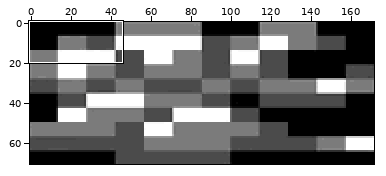
Sprite sheet: gfx/player.png. Above, an overview of the earlier version with the close-up marked.
Close-up. First the earlier version:
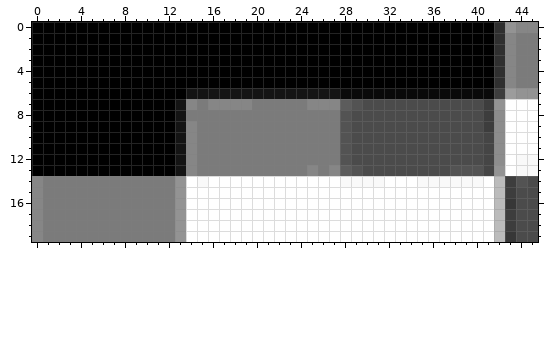
The file is 172x71 pixels. Pixels under 10% opacity are left out. Colours within 5 levels of each other are drawn and written as one. Shown: x 0..45, y 0..19. The commit also changed other parts of the picture, which this record leaves out.
Now the later version:
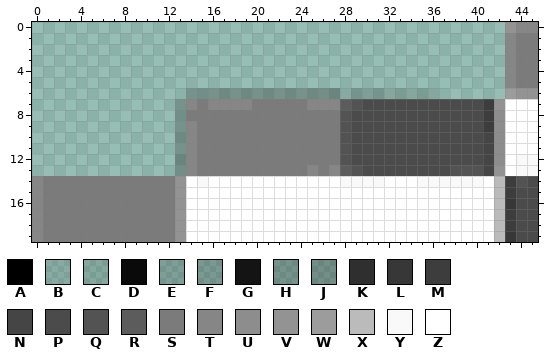
Palette (. is transparent): A #000000  B #0707071a  C #09090921  D #0a0a0a  E #0a0a0a2c  F #0c0c0c35  G #141414  H #14141441  J #15151548  K #2f2f2f  L #373737  M #3d3d3d  N #454545  P #4b4b4b  Q #535353  R #5c5c5c  S #7b7b7b  T #868686  U #8d8d8d  V #939393  W #9c9c9c  X #bbbbbb  Y #f9f9f9  Z #ffffff
Diff:
Colour B replaces colour D in row 6 at x 28.
Colour C replaces colour D in row 6 at x 32 to 36.
Colour E replaces colour D in row 6 at x 29 to 31.
Colour F replaces colour G in row 6 at x 15; in row 8 at x 13.
Colour H replaces colour G in row 6 at x 14 and 16 to 25; in row 7 at x 13; in rows 9 to 11 at x 13.
Colour J replaces colour G in row 6 at x 26 to 27; in rows 12 to 13 at x 13.
Colour A is removed in rows 0 to 5 at x 0 to 41; in row 6 at x 0 to 13; in rows 7 to 13 at x 0 to 12.
Colour D is removed in row 6 at x 37 to 41.
Colour K is removed in rows 0 to 5 at x 42.
Colour M is removed in row 6 at x 42.
Boxes around the changes in both close-ups, in picture pixels (x1, y1, x2, y2):
changed: (32, 22, 505, 176)
